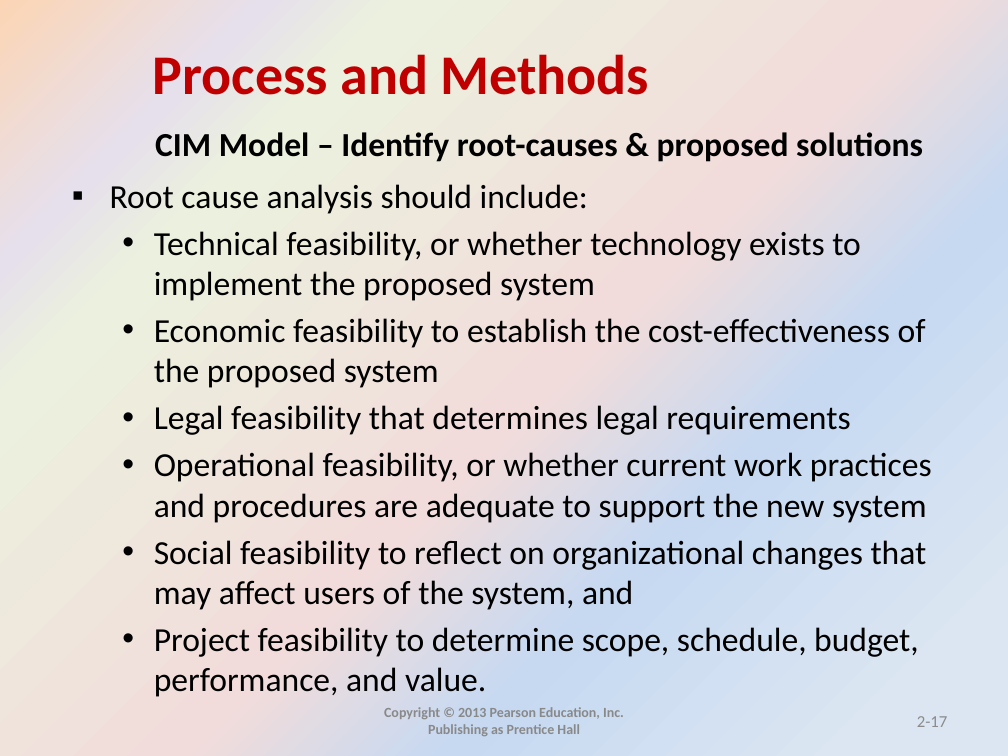
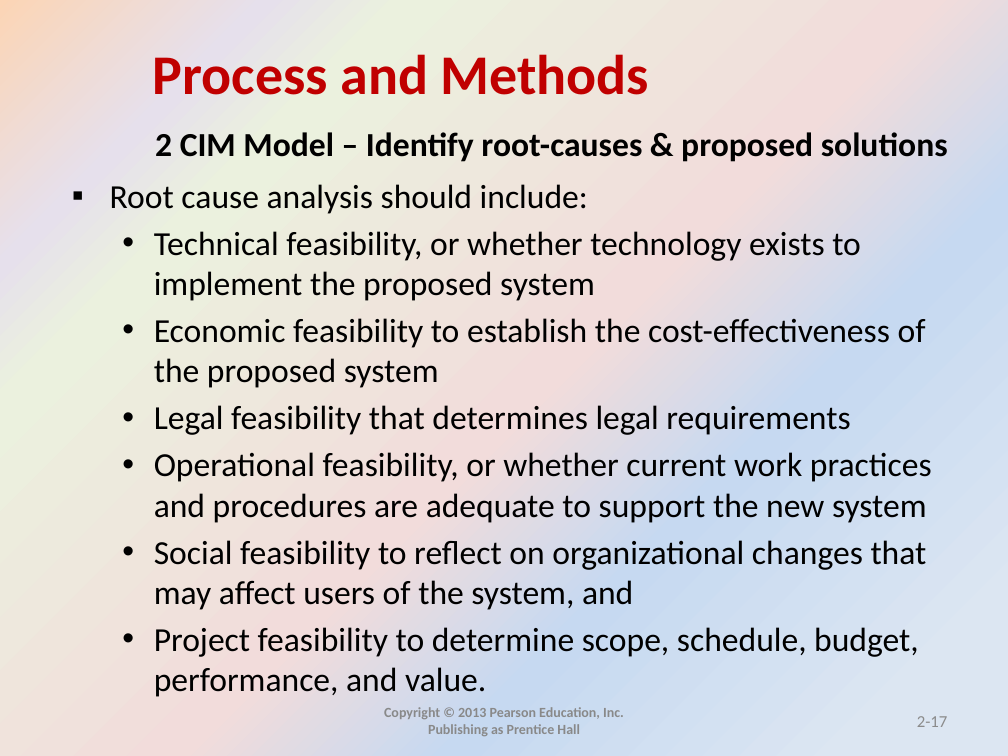
Before and after one commit to mohandesosama/is_project_management, a slide deck: slide 17 of IS-PM-Slides/02_process and methods _ch2.pptx. Drawn at 1008x756 pixels with LibreOffice and Linux fonts; fonts in the diff are those of the drawing. Boxes give left, top, right and bottom in pixels: in the first picture for what was removed or moved away, otherwise in the second. Text is boxed around its words. In the diff, an @@ line names an element or a change of style, - is before the commit and + after.

```diff
--- a/IS-PM-Slides/02_process and methods _ch2.pptx
+++ b/IS-PM-Slides/02_process and methods _ch2.pptx
@@ text at (x1=155, y1=132, x2=948, y2=162): text changed @@
-CIM Model – Identify root-causes & proposed solutions
+2 CIM Model – Identify root-causes & proposed solutions
```
Also in this commit, not shown: 39 other slides changed, 1 slide removed.
